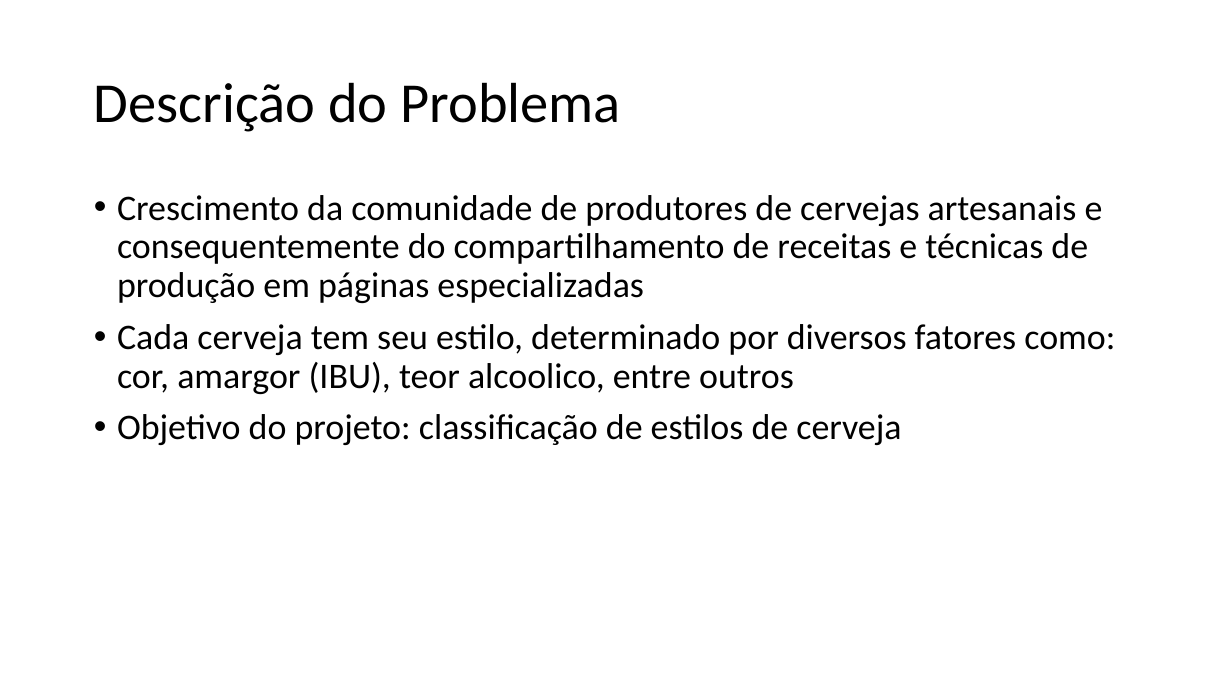
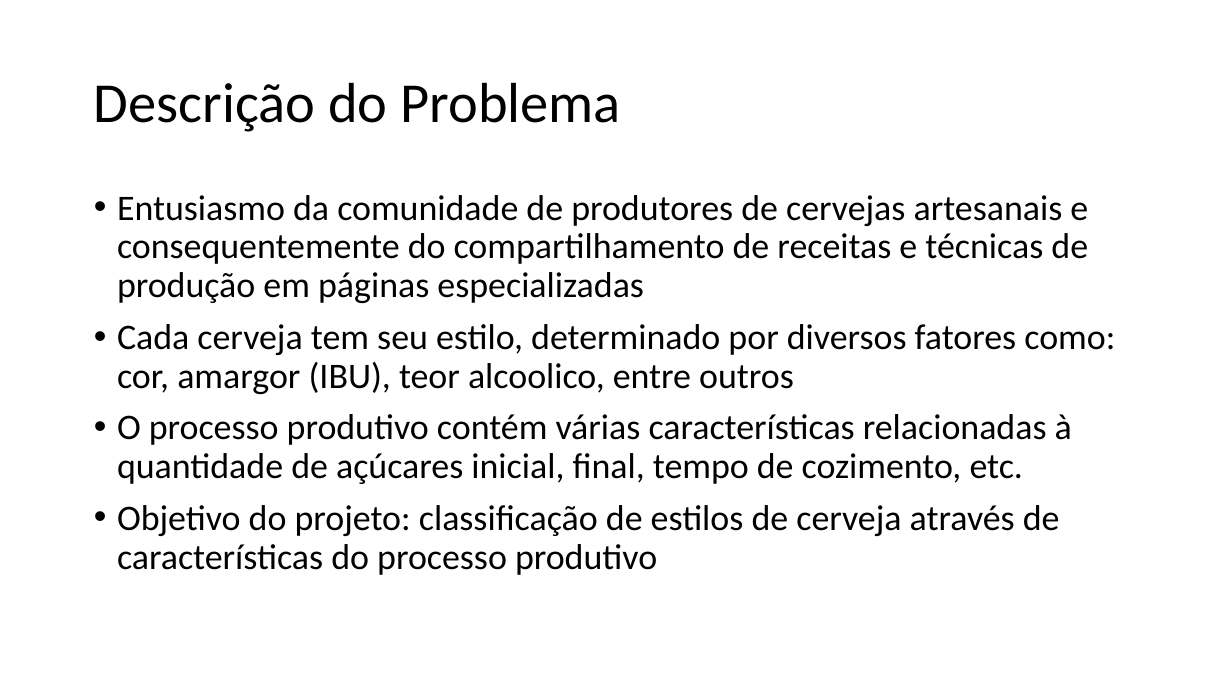
Before and after one commit to phzacarin/mo444_final_assignment, a slide deck: slide 2 of presentation_video.pptx. Drawn at 1232x693 pixels with LibreOffice and Linux fonts; fonts in the diff are those of the drawing. Boxes give left, top, right and bottom in pixels: in the first picture for what was removed or moved away, otherwise in the second. Text is boxed around its words. In the diff, an @@ line names an element or a change of style, - is before the commit and + after.

```diff
--- a/presentation_video.pptx
+++ b/presentation_video.pptx
@@ text at <box>117,195,1088,303</box>: text changed @@
-• Crescimento da comunidade de produtores de cervejas artesanais e consequentemente do compartilhamento de receitas e técnicas de produção em páginas especializadas
+• Entusiasmo da comunidade de produtores de cervejas artesanais e consequentemente do compartilhamento de receitas e técnicas de produção em páginas especializadas
@@ text at <box>117,414,1072,575</box>: text changed @@
-• Objetivo do projeto: classificação de estilos de cerveja
+• O processo produtivo contém várias características relacionadas à quantidade de açúcares inicial, final, tempo de cozimento, etc.
+• Objetivo do projeto: classificação de estilos de cerveja através de características do processo produtivo
```
Also in this commit, not shown: 6 other slides changed, 1 slide added, 5 other files.
